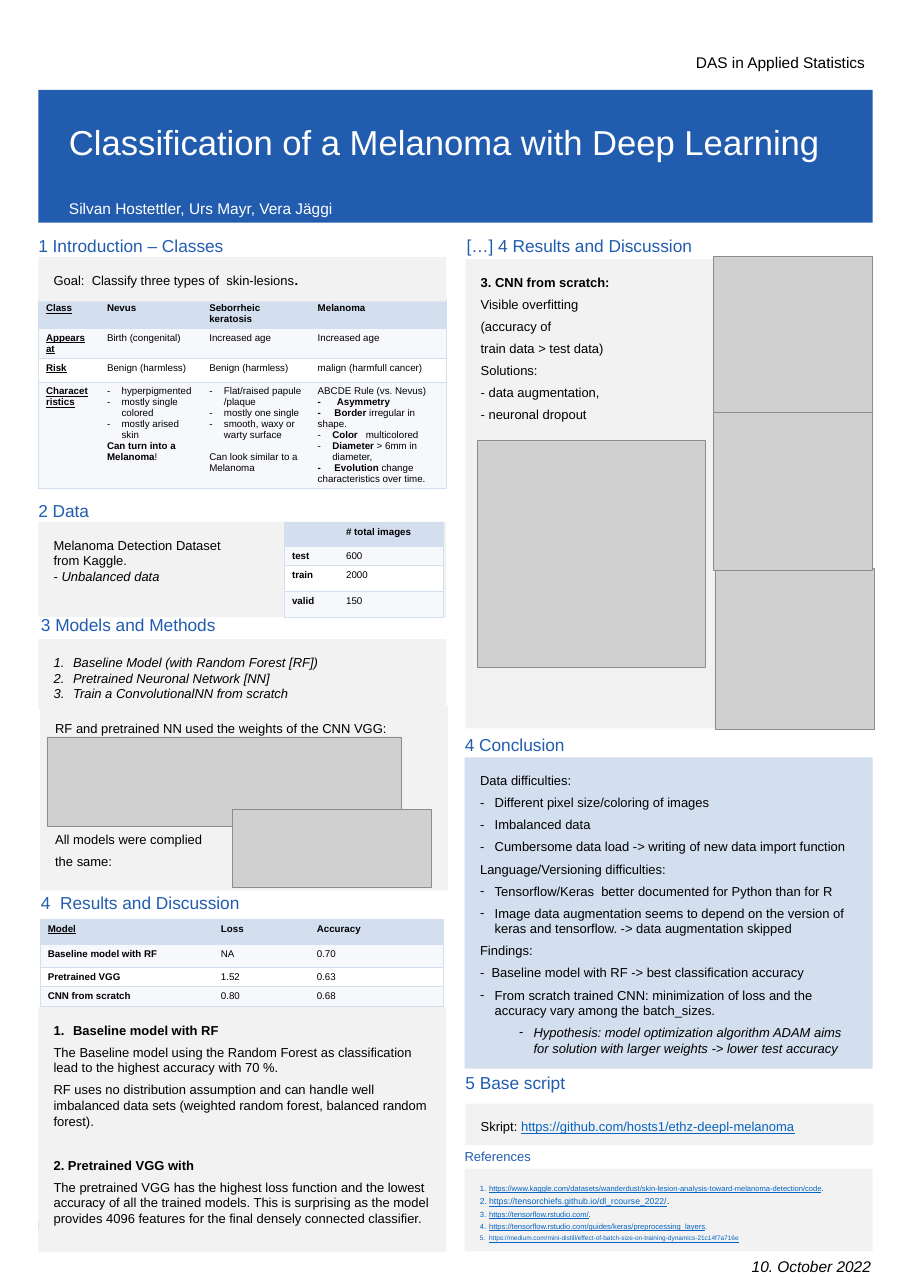
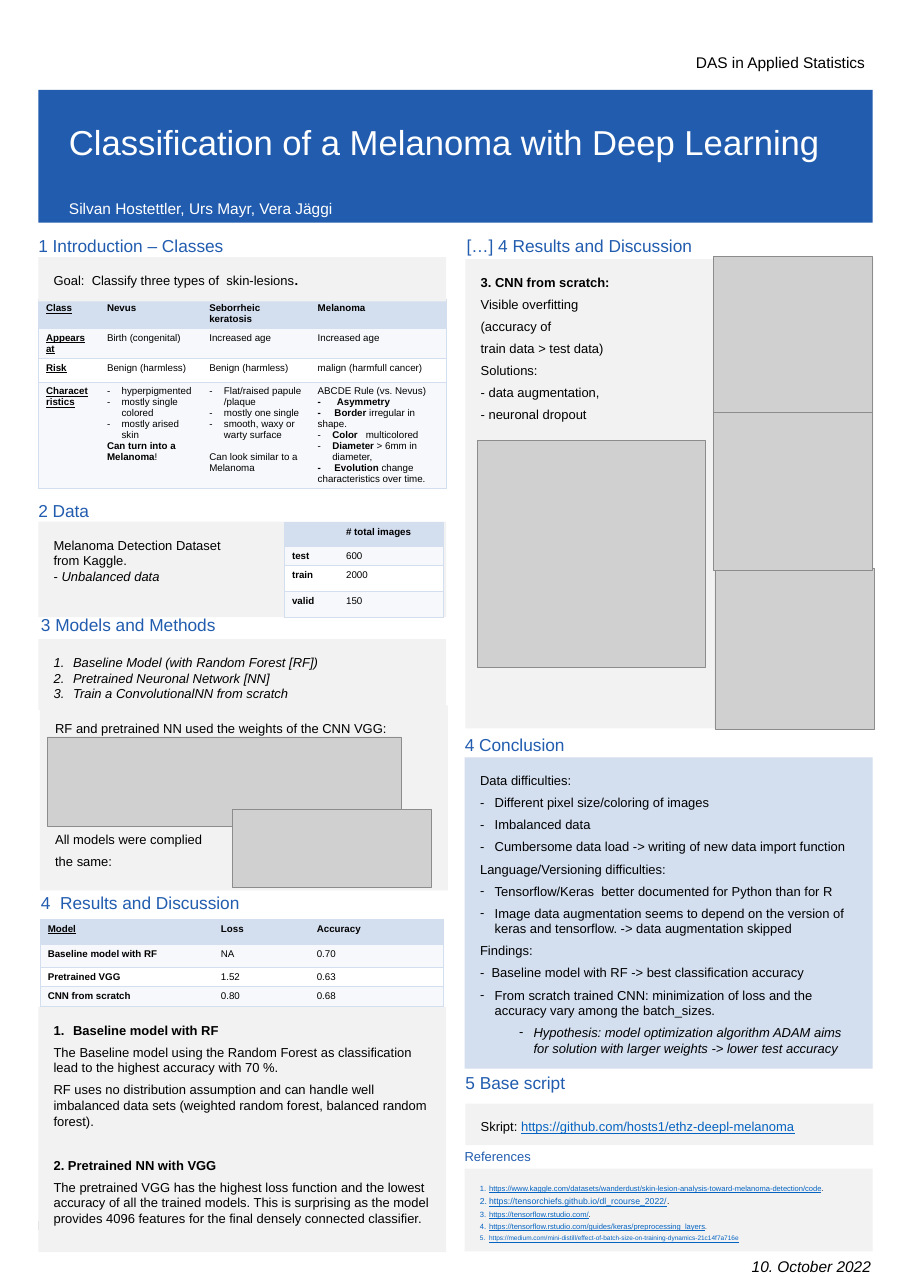
Before and after one commit to hosts1/ethz-deepl-melanoma, a slide deck: slide 1 of Melanoma_prediction_NN_V3.pptx. Drawn at 911x1288 pixels with LibreOffice and Linux fonts; fonts in the diff are those of the drawing; grey boxes stand for pictures; background and template pictures are left out. Boxes give left, top, right and bottom in pixels: in the first picture for what was removed or moved away, otherwise in the second. Text is boxed around its words. In the diff, an @@ line names an element or a change of style, - is before the commit and + after.

```diff
--- a/Melanoma_prediction_NN_V3.pptx
+++ b/Melanoma_prediction_NN_V3.pptx
@@ text in rectangle at <box>54,1160,217,1170</box>: text changed @@
-2. Pretrained VGG with
+2. Pretrained NN with VGG
```
Also in this commit, not shown: 1 other file.
